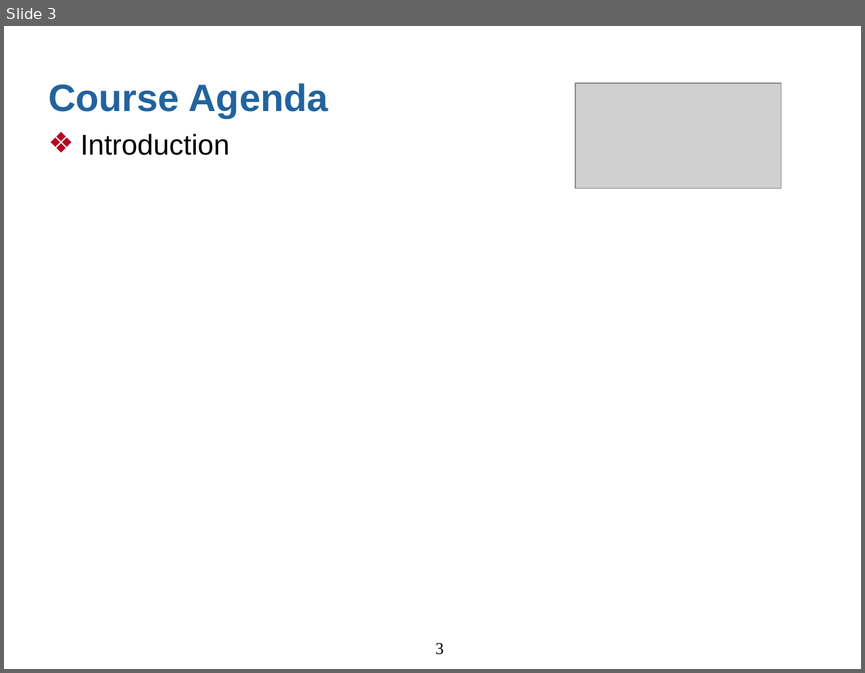
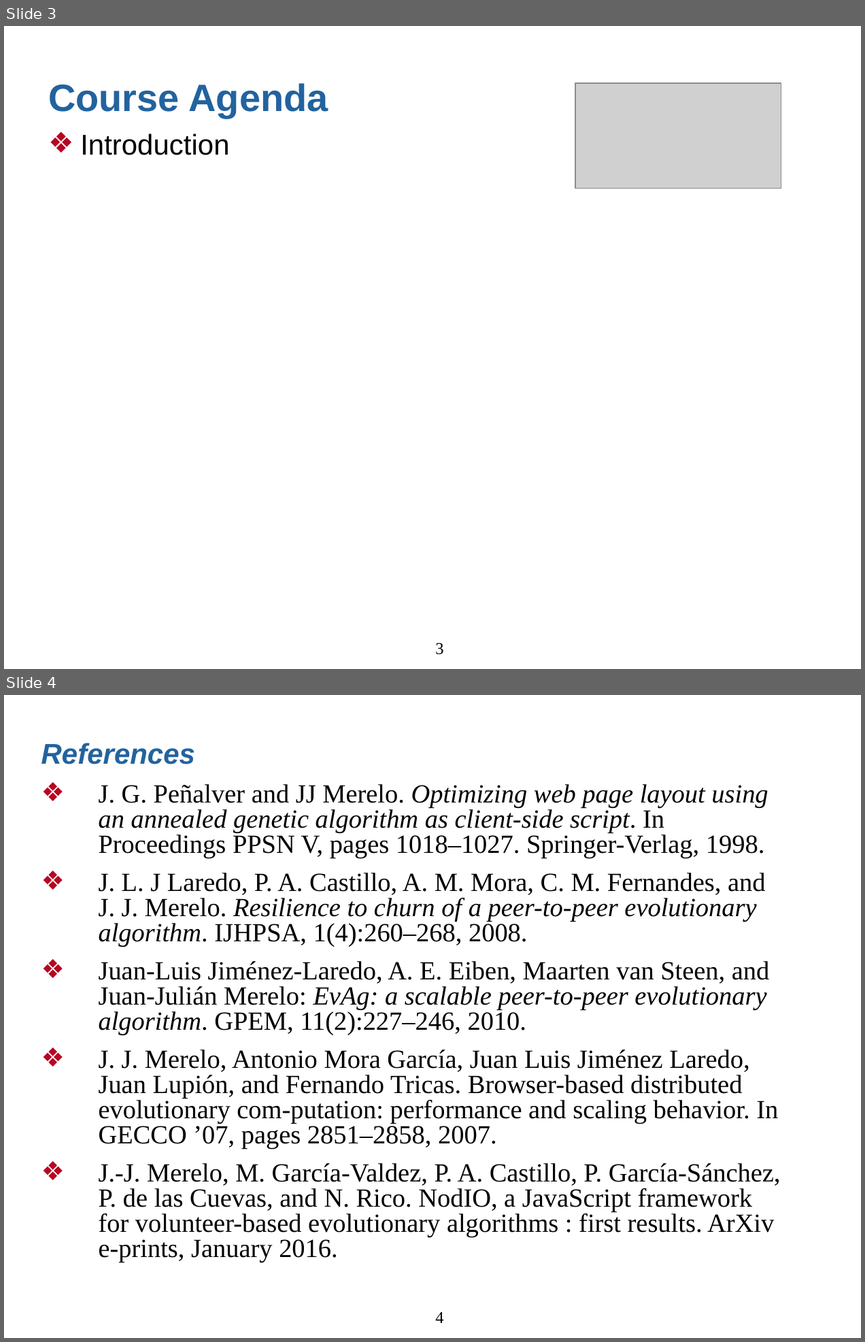
Before and after one commit to JJ/cloudy-ga, a slide deck: sample-slides.odp. Shown one above the other, each under a label of ours: slide 3 before the commit, slides 3 and 4 after it. The pictures are 865x673 and 865x1342 pixels, drawn with LibreOffice and Linux fonts; fonts in the diff are those of the drawing; grey boxes stand for pictures. Boxes give left, top, right and bottom in pixels: in the first picture for what was removed or moved away, otherwise in the second. Text is boxed around its words. In the diff, an @@ line names an element or a change of style, - is before the commit and + after.

```diff
--- a/sample-slides.odp
+++ b/sample-slides.odp
@@ slide 4 added at [4,695,861,1338], background #FFFFFF @@
@@ text added at [41,743,781,1262], 22 pt, text #000000 @@
+References
+❖ J. G. Peñalver and JJ Merelo. Optimizing web page layout using an annealed genetic algorithm as client-side script. In Proceedings PPSN V, pages 1018–1027. Springer-Verlag, 1998.
+❖ J. L. J Laredo, P. A. Castillo, A. M. Mora, C. M. Fernandes, and J. J. Merelo. Resilience to churn of a peer-to-peer evolutionary algorithm. IJHPSA, 1(4):260–268, 2008.
+❖ Juan-Luis Jiménez-Laredo, A. E. Eiben, Maarten van Steen, and Juan-Julián Merelo: EvAg: a scalable peer-to-peer evolutionary algorithm. GPEM, 11(2):227–246, 2010.
+❖ J. J. Merelo, Antonio Mora García, Juan Luis Jiménez Laredo, Juan Lupión, and Fernando Tricas. Browser-based distributed evolutionary com-putation: performance and scaling behavior. In GECCO ’07, pages 2851–2858, 2007.
+❖ J.-J. Merelo, M. García-Valdez, P. A. Castillo, P. García-Sánchez, P. de las Cuevas, and N. Rico. NodIO, a JavaScript framework for volunteer-based evolutionary algorithms : first results. ArXiv e-prints, January 2016.
@@ page number added at [435,1312,443,1323], 14 pt, text #000000 @@
+4
```
Also in this commit, not shown: 1 other slide added, 1 slide removed, 1 other file.
